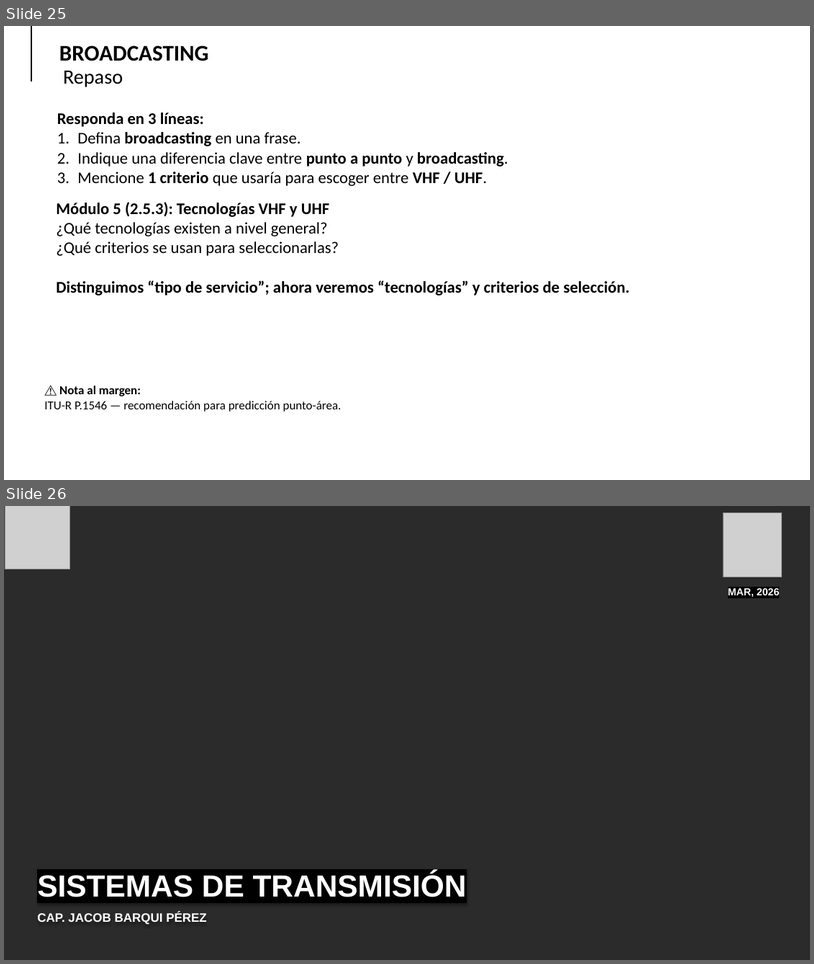
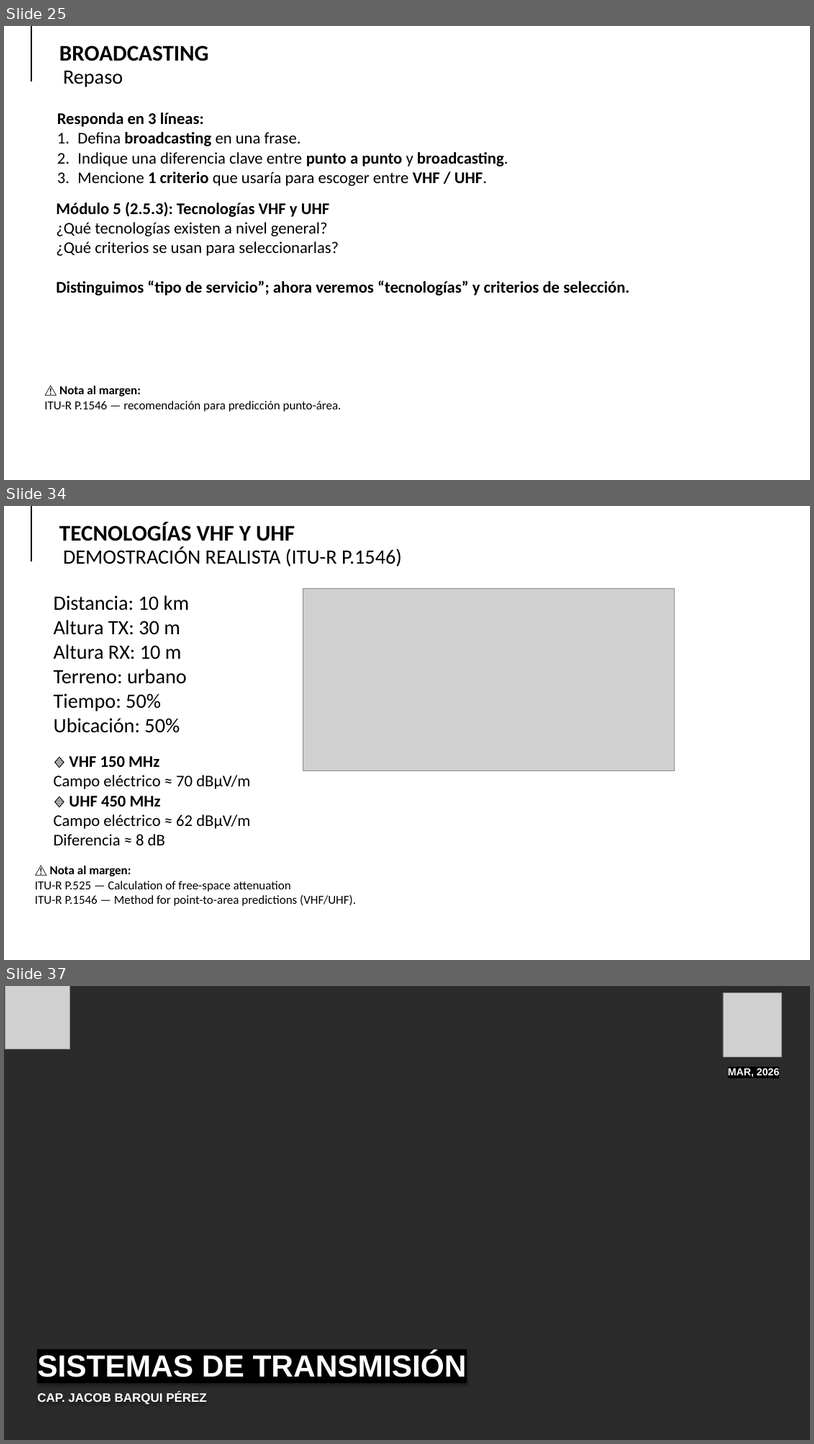
Before and after one commit to Milesfox04/Sistemas-de-transmision, a slide deck: clases/24-03-26/sesion 15-16-17-18-19-20 2026.pptx. Shown one above the other, each under a label of ours: slides 25 and 26 before the commit, slides 25, 34 and 37 after it; the slides between them are not shown. The pictures are 814x964 and 814x1444 pixels, drawn with LibreOffice and Linux fonts; fonts in the diff are those of the drawing; grey boxes stand for pictures; background and template pictures are left out; a plain dark background stands for a picture behind light text. Boxes give left, top, right and bottom in pixels: in the first picture for what was removed or moved away, otherwise in the second. Text is boxed around its words. In the diff, an @@ line names an element or a change of style, - is before the commit and + after.

```diff
--- a/clases/24-03-26/sesion 15-16-17-18-19-20 2026.pptx
+++ b/clases/24-03-26/sesion 15-16-17-18-19-20 2026.pptx
@@ slide 34 added at [4, 506, 810, 960], background picture (left out) @@
@@ line added from (31, 506) to (31, 561), #000000 2.5 pt @@
@@ text added at [59, 522, 295, 541], 44 pt, text #000000, bold @@
+TECNOLOGÍAS VHF Y UHF
@@ text added at [63, 547, 402, 566], 40 pt, text #000000 @@
+DEMOSTRACIÓN REALISTA (ITU-R P.1546)
@@ picture added at [303, 588, 674, 770] @@
@@ text added at [54, 595, 189, 733], 40 pt, text #000000 @@
+Distancia: 10 km
+Altura TX: 30 m
+Altura RX: 10 m
+Terreno: urbano
+Tiempo: 50%
+Ubicación: 50%
@@ text added at [54, 756, 250, 845], 32 pt, text #000000 @@
+🔹 VHF 150 MHz
+Campo eléctrico ≈ 70 dBµV/m
+🔹 UHF 450 MHz
+Campo eléctrico ≈ 62 dBµV/m
+Diferencia ≈ 8 dB
@@ text added at [35, 865, 356, 906], 24 pt, text #000000 @@
+⚠️ Nota al margen:
+ITU-R P.525 — Calculation of free-space attenuation
+ITU-R P.1546 — Method for point-to-area predictions (VHF/UHF).
@@ what was slide 26 is now slide 37 @@
```
Also in this commit, not shown: 10 other slides added, 3 other files.
